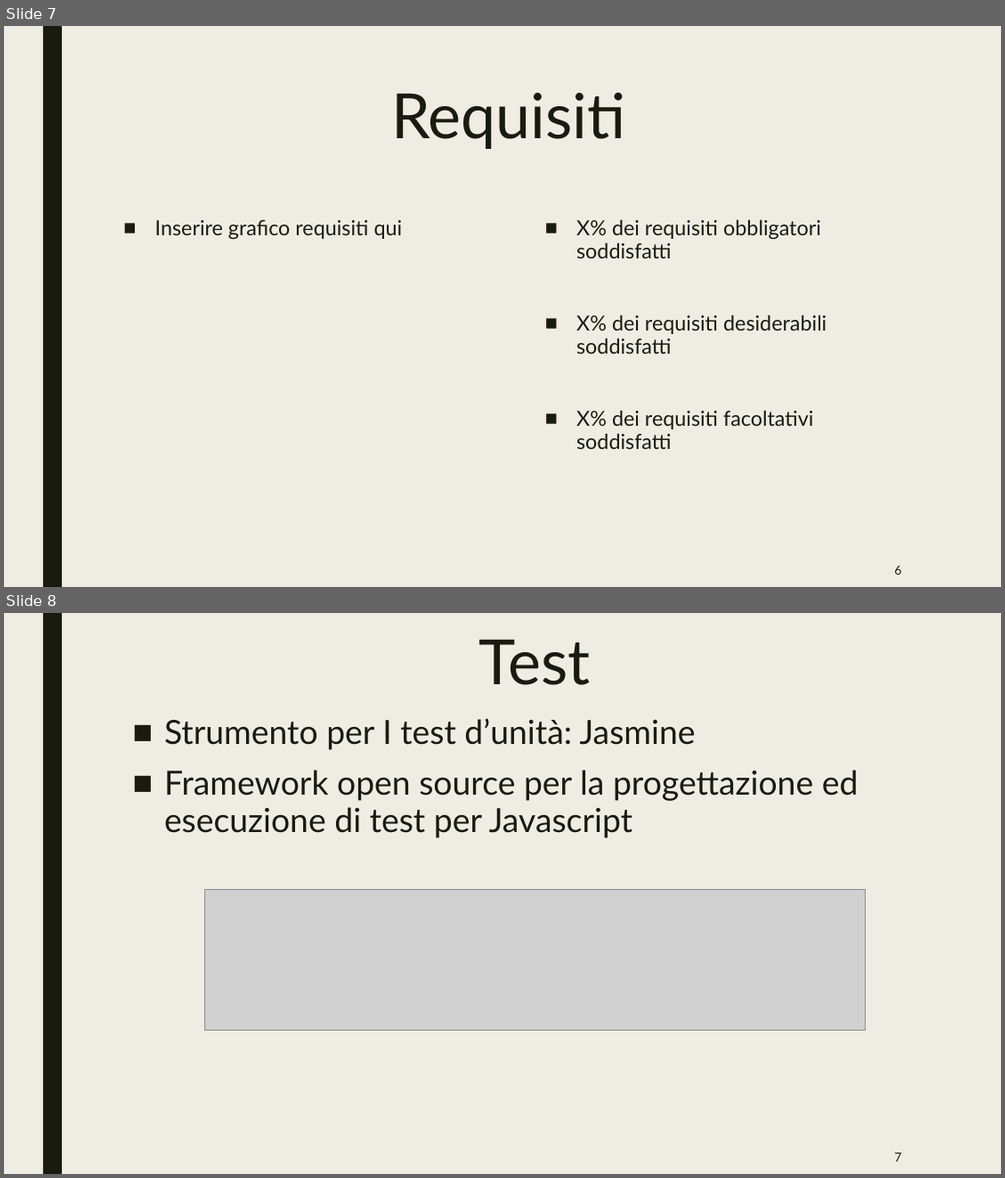
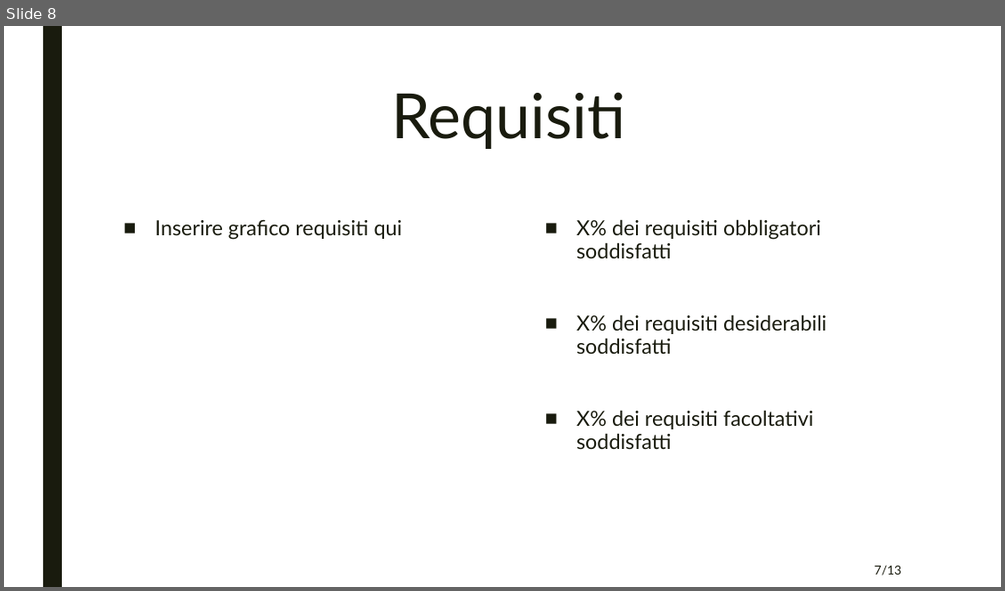
Before and after one commit to team404swe/Documenti, a slide deck: presentazione/RA/presentazioneRA.pptx. Shown one above the other, each under a label of ours: slides 7 and 8 before the commit, slide 8 after it. The pictures are 1005x1178 and 1005x591 pixels, drawn with LibreOffice and Linux fonts; fonts in the diff are those of the drawing; grey boxes stand for pictures. Boxes give left, top, right and bottom in pixels: in the first picture for what was removed or moved away, otherwise in the second. Text is boxed around its words. In the diff, an @@ line names an element or a change of style, - is before the commit and + after.

```diff
--- a/presentazione/RA/presentazioneRA.pptx
+++ b/presentazione/RA/presentazioneRA.pptx
@@ slide 8 removed at box(4, 613, 1001, 1174), background #EFEDE3; not listed: 1 template element that a slide beside it also shows @@
@@ title removed at box(479, 640, 591, 685) @@
-Test
@@ text removed at box(164, 718, 858, 838) @@
-■ Strumento per I test d’unità: Jasmine
-■ Framework open source per la progettazione ed esecuzione di test per Javascript
@@ picture removed at box(204, 889, 866, 1030) @@
@@ page number removed at box(894, 1152, 901, 1161) @@
-7
@@ what was slide 7 is now slide 8 @@
@@ slide 8 changed as well @@
@@ background #EFEDE3 to #FFFFFF @@
@@ page number at box(874, 565, 902, 575): text changed @@
-6
+7/13
```
Also in this commit, not shown: 10 other slides changed, 3 slides added.
